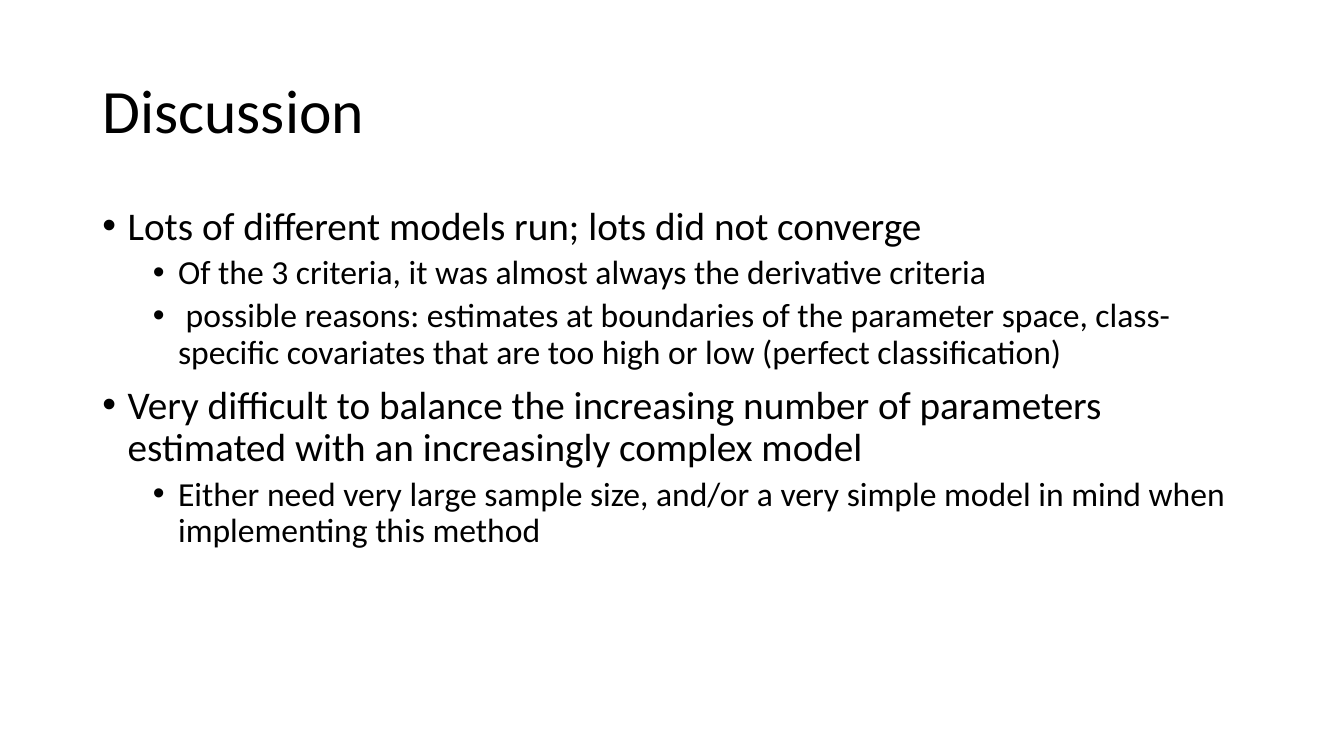
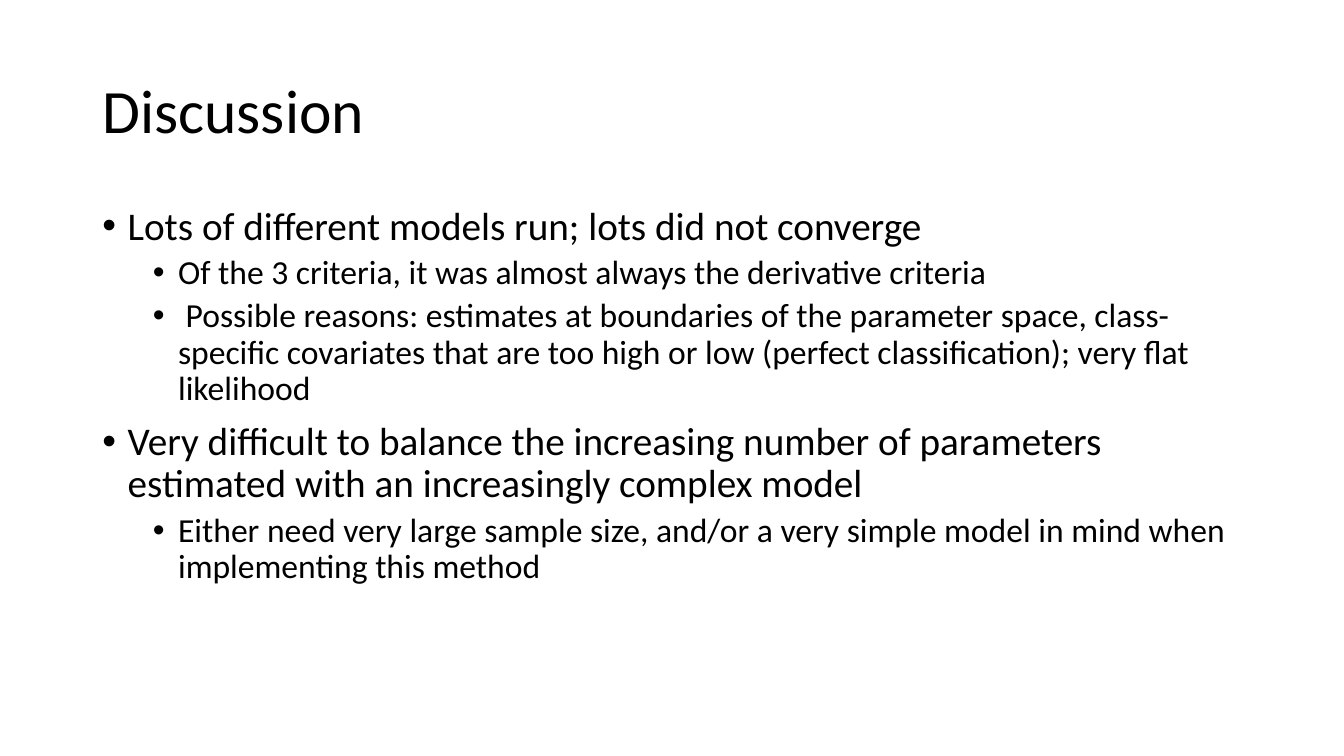
Before and after one commit to caseyicesakamoto/CUANSCHUTZ, a slide deck: slide 35 of Thesis/Results/Thesis Defense.pptx (slide 33 before the commit). Drawn at 1344x756 pixels with LibreOffice and Linux fonts; fonts in the diff are those of the drawing. Boxes give left, top, right and bottom in pixels: in the first picture for what was removed or moved away, otherwise in the second. Text is boxed around its words. In the diff, an @@ line names an element or a change of style, - is before the commit and + after.

```diff
--- a/Thesis/Results/Thesis Defense.pptx
+++ b/Thesis/Results/Thesis Defense.pptx
@@ text at (178, 303, 1189, 401): text changed @@
-  • possible reasons: estimates at boundaries of the parameter space, class-specific covariates that are too high or low (perfect classification)
+  • Possible reasons: estimates at boundaries of the parameter space, class-specific covariates that are too high or low (perfect classification); very flat likelihood
```
Also in this commit, not shown: 4 other slides changed, 2 slides added.
